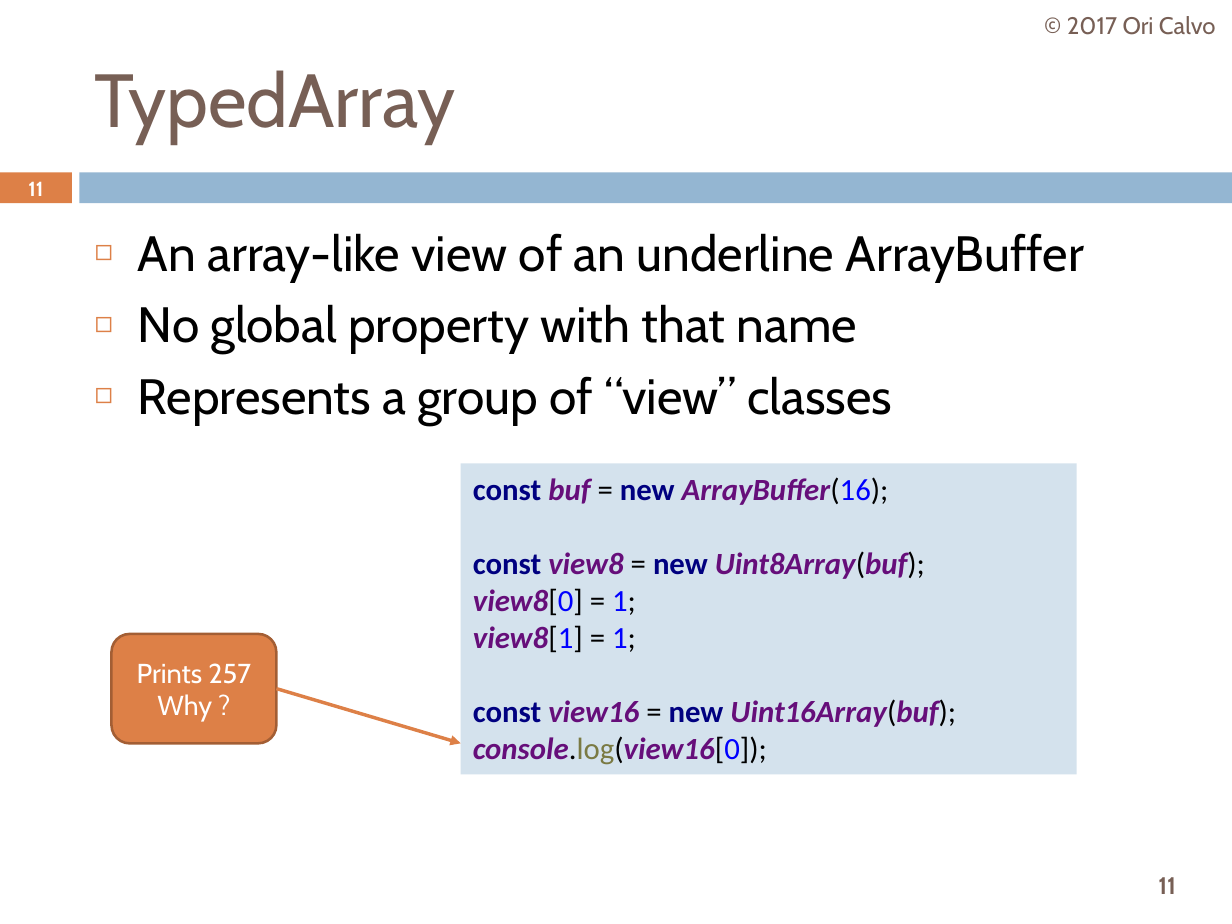
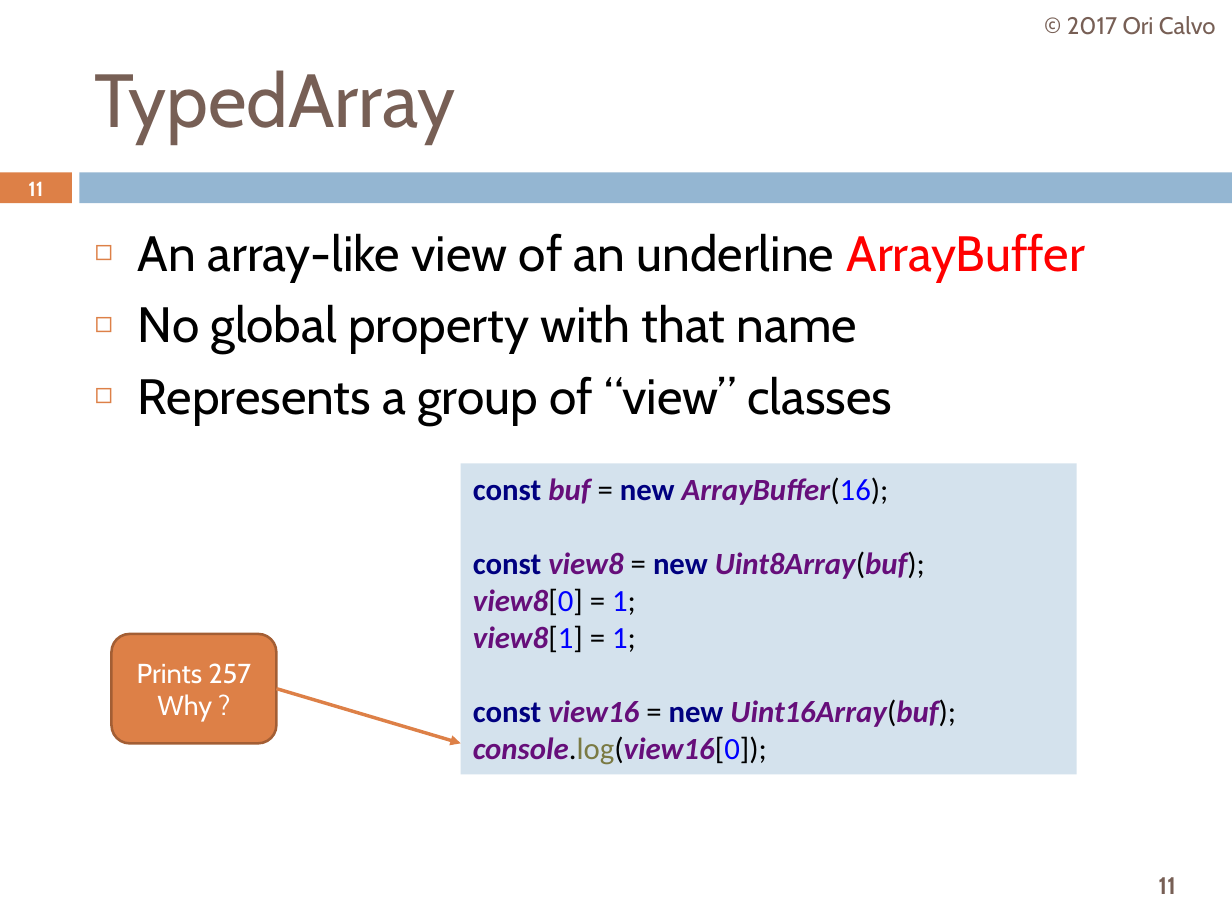
Before and after one commit to oricalvo/course-nodejs, a slide deck: slide 11 of PPTs/05 Core Modules.pptx. Drawn at 1232x924 pixels with LibreOffice and Linux fonts; fonts in the diff are those of the drawing. Boxes give left, top, right and bottom in pixels: in the first picture for what was removed or moved away, otherwise in the second. Text is boxed around its words. In the diff, an @@ line names an element or a change of style, - is before the commit and + after.

```diff
--- a/PPTs/05 Core Modules.pptx
+++ b/PPTs/05 Core Modules.pptx
@@ text at [138, 233, 1085, 281]: text colour #000000 to #FF0000 in "ArrayBuffer" @@
```
Also in this commit, not shown: 5 other slides changed, 12 slides added, 15 other files.
